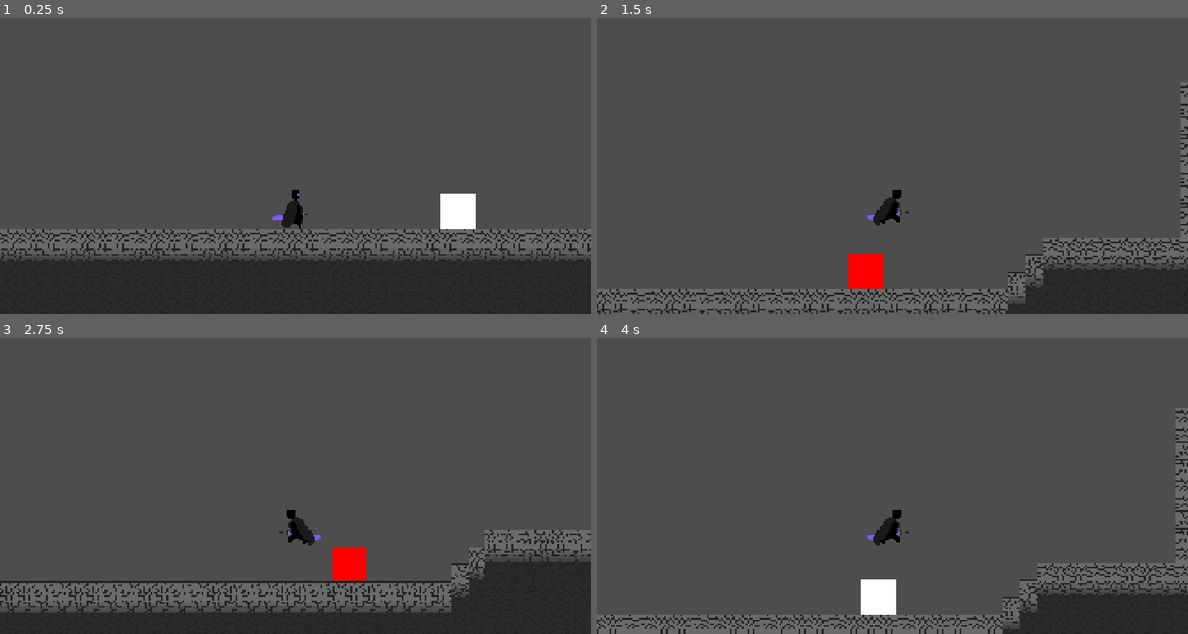
Above: before the commit, frames 1-4 (two rows, left to right).
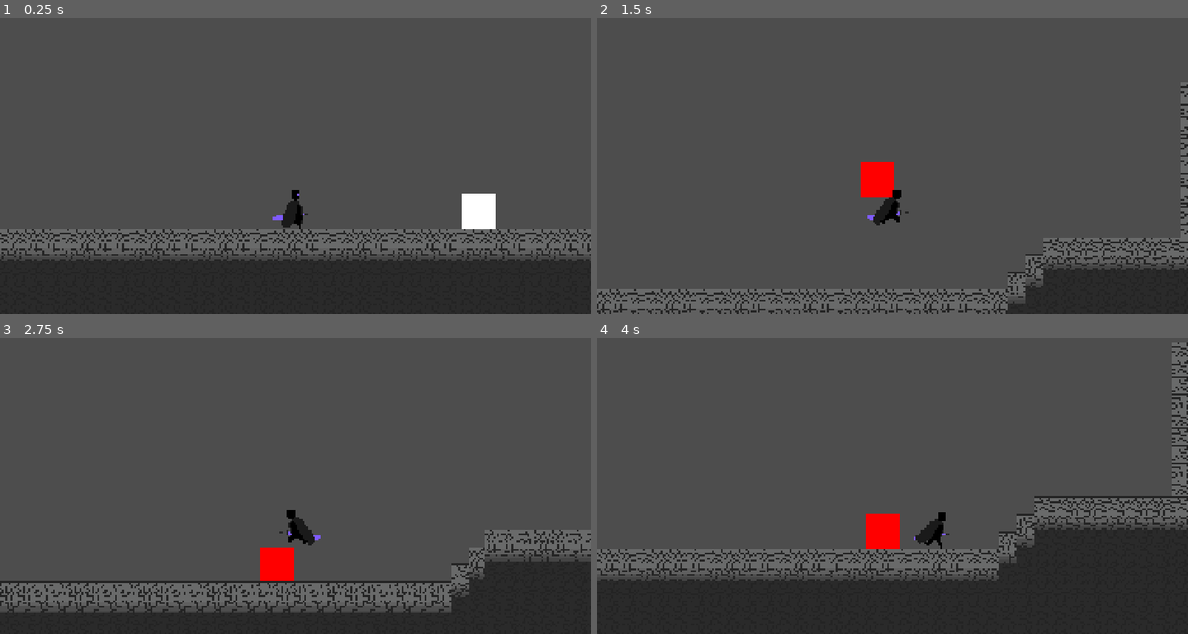
Above: after the commit, the same moments.

Repository: AnejMajnik/soulsvania
Game: Godot game, scene res://scenes/game.tscn
Two runs of this game, one before a commit and one after it. Both use one fixed random seed, a clock stepped at 60 frames per second and the inputs below.
Inputs (mouse positions are in pixels of both pictures, inside the frame that each line leads up to):
- Up to frame 1 (0.25 s): no input
- Up to frame 2 (1.5 s): move the mouse to (1022, 130) at 0.52 s; hold D (move_right) from 0.53 s (still down); click (1022, 130) at 0.6 s; tap Space (jump) at 0.77, 0.8, 1.07, 1.35 s; move the mouse to (774, 166) at 1.27 s
- Up to frame 3 (2.75 s): tap Space (jump) at 1.52, 1.82, 2.3 s; click (177, 486) at 1.55 s; move the mouse to (354, 394) at 2.02 s; release D (move_right) at 2.03 s; hold A (move_left) from 2.03 s (still down); click (354, 394) at 2.1 s
- Up to frame 4 (4 s): move the mouse to (862, 533) at 2.77 s; release A (move_left) at 2.78 s; hold D (move_right) from 2.78 s (still down); click (862, 533) at 2.85 s; tap Space (jump) at 3.02, 3.32, 3.6, 3.77 s; move the mouse to (1069, 518) at 3.52 s

The runs differ from the first frame. In frame 1, 0.8% of the frame differs, in the area x 74-84%, y 59-72%; in frame 2, 1.4%; in frame 3, 1.3%; in frame 4, 27%, in the area x 0-100%, y 1-100%.

Commit message:
Fixed the bug on end condition, where if you attacked, the game would crash. Added new attack to the cube, dash. Fixed move and slide firing when scene is refreshing, causing errors

Diff:
--- a/scenes/enemy_cube.gd
+++ b/scenes/enemy_cube.gd
@@ -2,11 +2,13 @@
 
 # Enum
 enum State { CHASE, TELEGRAPH, ATTACK, RECOVER }
+enum Attacks { JUMP, DASH }
 
 # Constants
 const SPEED = 100.0
 const DECCELERATION_SPEED = 20
 const JUMP_VELOCITY = -250.0
+const DASH_SPEED = 600
 
 # Variables
 var current_state: State = State.CHASE
@@ -17,9 +19,10 @@
 var can_deal_damage = true
 var player_pos_x = 0
 var player_pos_y = 0
-var attack_time = 1
+var attack_time = 0.85
 var recovering = false
 var current_enemy: CharacterBody2D = null
+var attack_type: Attacks
 
 # References
 @onready var player: CharacterBody2D = %Player
@@ -27,6 +30,15 @@
 @onready var attack_timer: Timer = $AttackTimer
 @onready var deal_damage_timer: Timer = $DealDamageTimer
 @onready var area_2d: Area2D = $Area2D
+@onready var ray_cast_right: RayCast2D = $RayCastRight
+@onready var ray_cast_left: RayCast2D = $RayCastLeft
+
+func choose_attack() -> Attacks:
+	var rand_val = randf()
+	if rand_val <= 0.5:
+		return Attacks.JUMP
+	else:
+		return Attacks.DASH
 
 func get_player_pos():
 	player_pos_x = player.global_position.x
@@ -36,7 +48,7 @@
 func chase_player():
 	animated_sprite.play("idle")
 
-	if global_position.distance_to(player.global_position) < 150 and !telegraphing:
+	if global_position.distance_to(player.global_position) < 200 and !telegraphing:
 		current_state = State.TELEGRAPH
 
 	var direction
@@ -52,12 +64,21 @@
 	animated_sprite.play("telegraph")
 	velocity.x = 0
 
-func attack():
+func jump_attack():
 	velocity.x = (player_pos_x - global_position.x) / attack_time
 	velocity.y = (player_pos_y - global_position.y - 0.5 * get_gravity().y * attack_time * attack_time) / attack_time
 
-func get_hit(damage):
-	health -= damage
+func dash_attack():
+	var direction
+	if sign(player.global_position.x - global_position.x) > 0:
+		direction = 1
+	else:
+		direction = -1
+
+	velocity.x = direction * DASH_SPEED
+
+func get_hit(hit_damage):
+	health -= hit_damage
 	print(health)
 
 func _physics_process(delta: float) -> void:
@@ -79,11 +100,25 @@
 			telegraph_attack()
 		State.ATTACK:
 			if !attacking:
-				attack()
-				attacking = true
-			if is_on_floor() and velocity.y >= 0:
+				attack_type = choose_attack()
+				match attack_type:
+					Attacks.JUMP:
+						jump_attack()
+						attacking = true
+					Attacks.DASH:
+						dash_attack()
+						attacking = true
+
+			if is_on_floor() and velocity.y >= 0 and attack_type == Attacks.JUMP:
 				attacking = false
 				current_state = State.RECOVER
+
+			if attack_type == Attacks.DASH:
+				if ray_cast_left.is_colliding() or ray_cast_right.is_colliding():
+					attacking = false
+					current_state = State.RECOVER
+					print("State has been set to RECOVER")
+
 		State.RECOVER:
 			if !recovering:
 				attack_timer.start()
--- a/scenes/enemy_cube.tscn
+++ b/scenes/enemy_cube.tscn
@@ -121,6 +121,14 @@
 [node name="DealDamageTimer" type="Timer" parent="." unique_id=1206450710]
 wait_time = 0.5
 
+[node name="RayCastRight" type="RayCast2D" parent="." unique_id=845706471]
+position = Vector2(0, 7)
+target_position = Vector2(19, 0)
+
+[node name="RayCastLeft" type="RayCast2D" parent="." unique_id=1519120404]
+position = Vector2(0, 7)
+target_position = Vector2(-19, 0)
+
 [connection signal="animation_finished" from="AnimatedSprite2D" to="." method="_on_animated_sprite_2d_animation_finished"]
 [connection signal="timeout" from="AttackTimer" to="." method="_on_attack_timer_timeout"]
 [connection signal="body_entered" from="Area2D" to="." method="_on_area_2d_body_entered"]
--- a/scripts/player.gd
+++ b/scripts/player.gd
@@ -85,7 +85,9 @@
 
 func _physics_process(delta: float) -> void:
 	if health <= 0:
-		get_tree().reload_current_scene()
+		set_physics_process(false) #Stop processing
+		get_tree().call_deferred("reload_current_scene")
+		return #Exit before move_and_slide runs
 
 	# Add the gravity.
 	if not is_on_floor():
@@ -104,7 +106,7 @@
 func _on_animated_sprite_2d_frame_changed() -> void:
 	if animated_sprite and animated_sprite.animation == "attack_combo":
 		if animated_sprite.frame in [4, 8]:
-			if current_enemy == enemy_cube:
+			if current_enemy != null and current_enemy == enemy_cube:
 				enemy_cube.get_hit(attack_combo_dmg)
 
 
